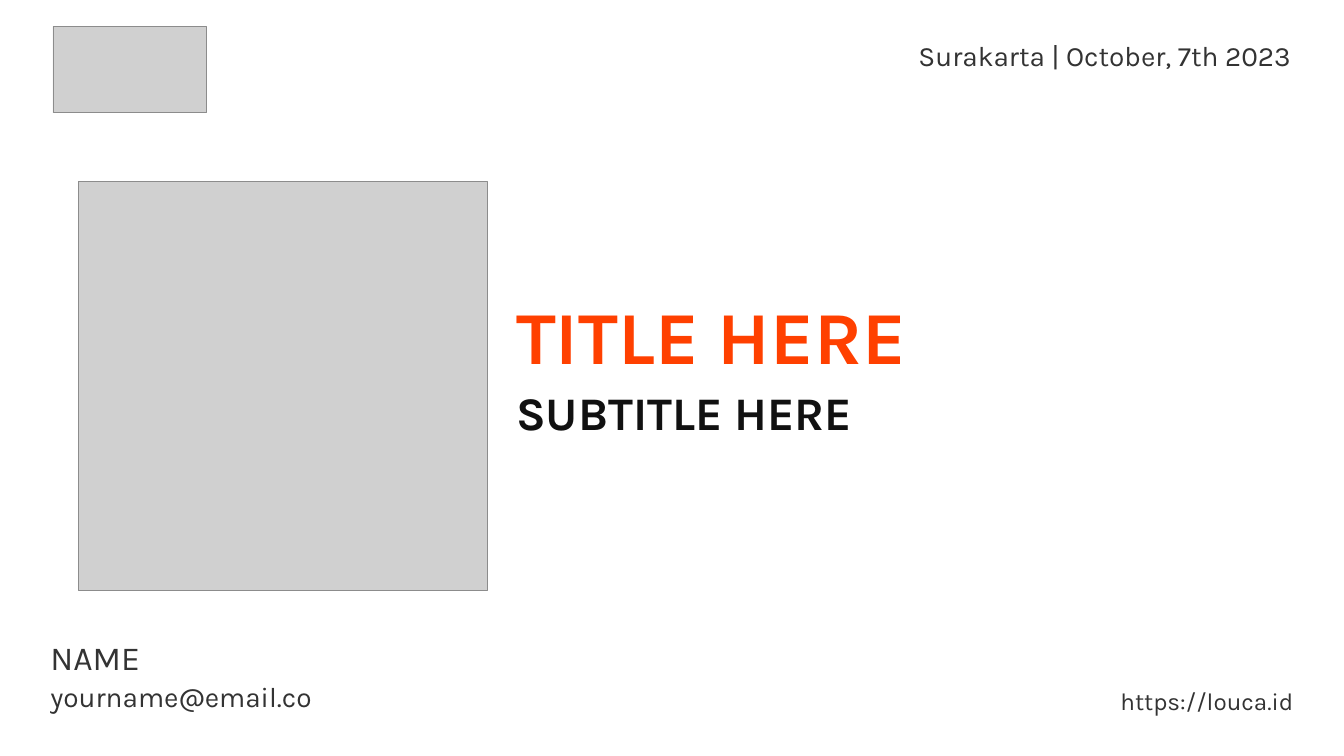
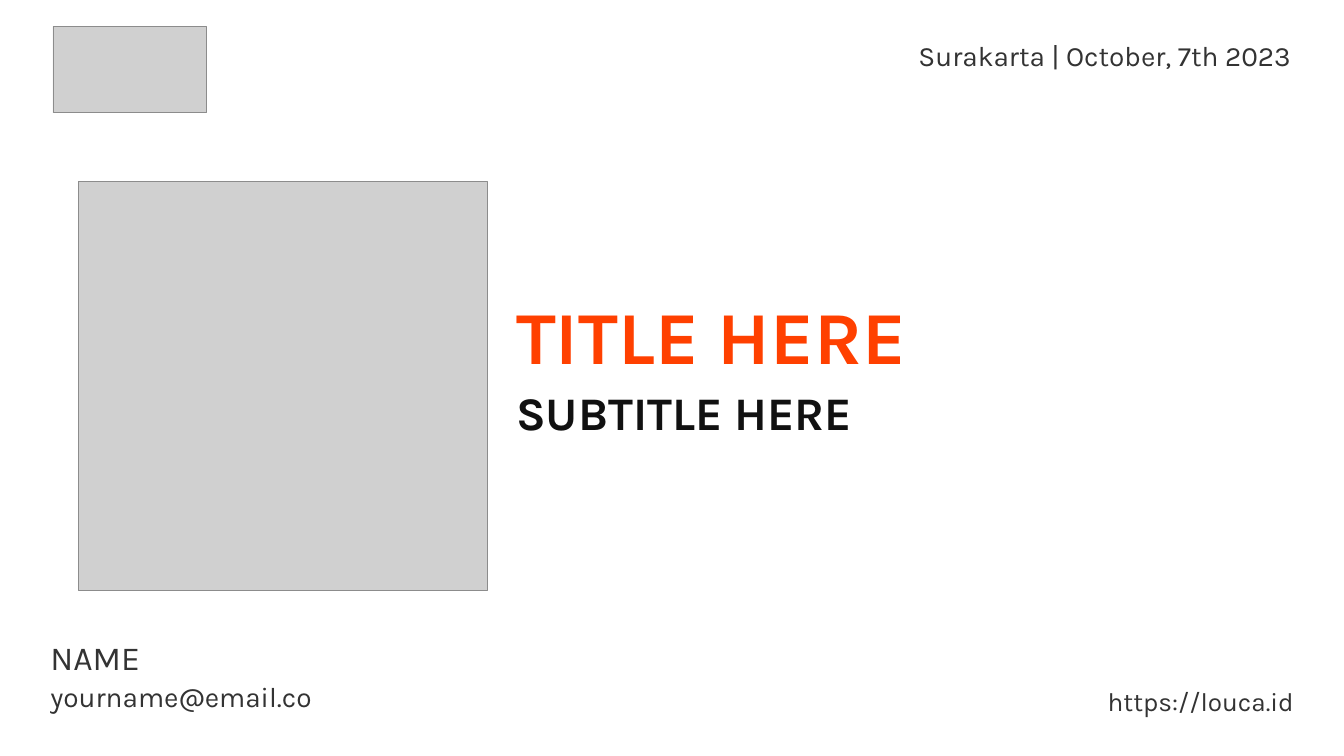
Before and after one commit to libreofficeid/LOUCA23-Artworks, a slide deck: slide 2 of Presentation/LOUCA23_Slide_Template.odp. Drawn at 1344x756 pixels with LibreOffice and Linux fonts; fonts in the diff are those of the drawing; grey boxes stand for pictures. Boxes give left, top, right and bottom in pixels: in the first picture for what was removed or moved away, otherwise in the second. Text is boxed around its words. In the diff, an @@ line names an element or a change of style, - is before the commit and + after.

```diff
--- a/Presentation/LOUCA23_Slide_Template.odp
+++ b/Presentation/LOUCA23_Slide_Template.odp
@@ text "https://louca.id" at (1108, 692, 1294, 717): size 26 to 28 pt @@
```
Also in this commit, not shown: 1 other slide changed.
